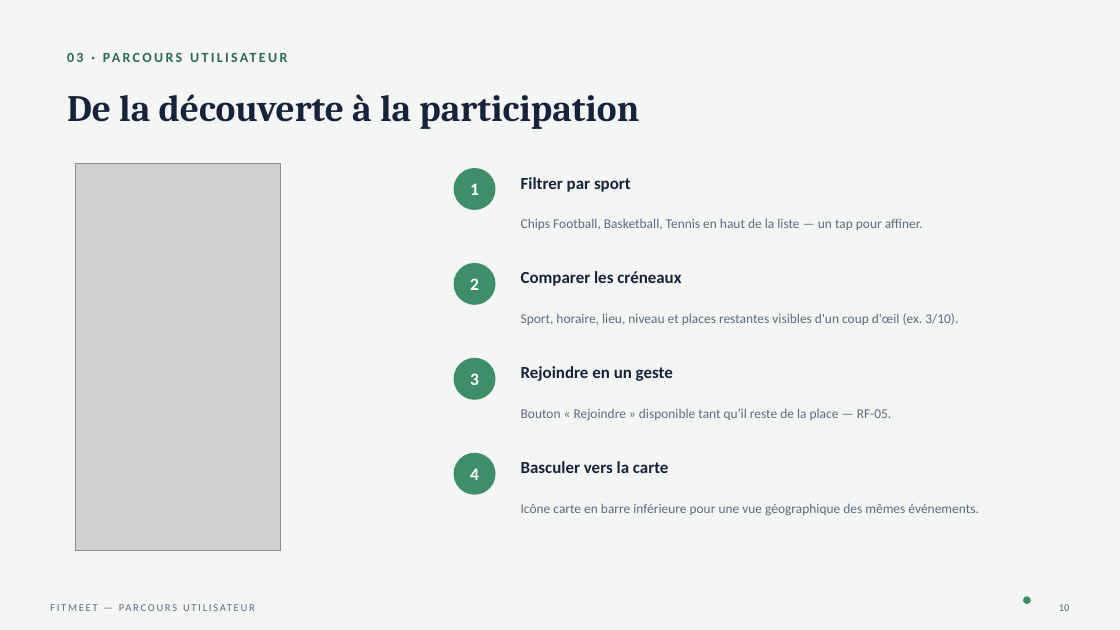
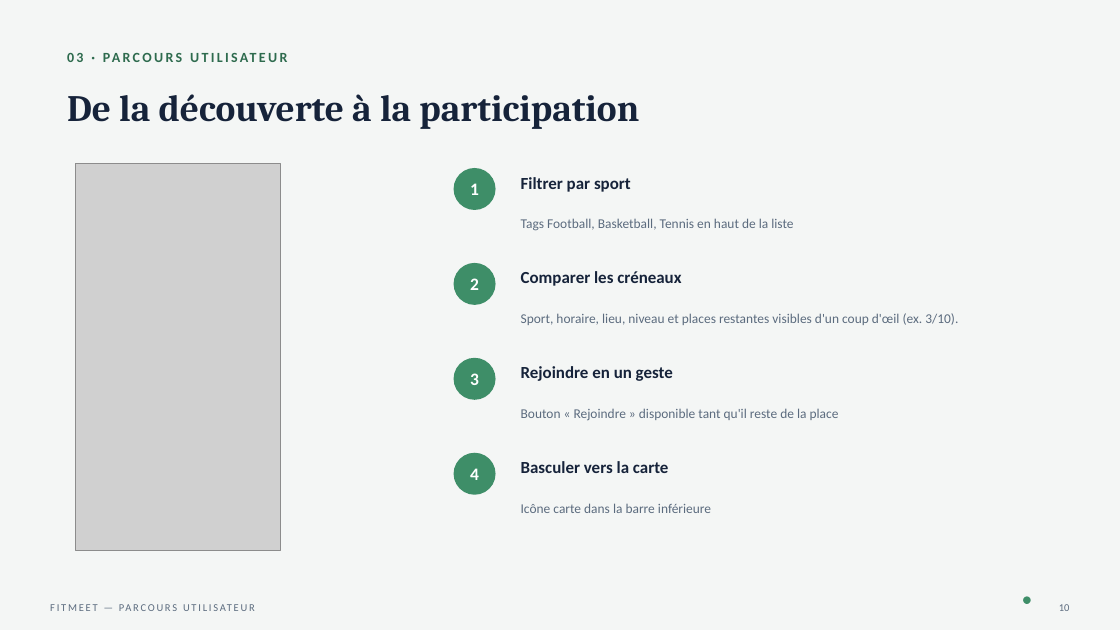
Before and after one commit to mircoprofico/FitMeet, a slide deck: slide 7 of presentation_w1/FitMeet_Presentation.pptx (slide 10 before the commit). Drawn at 1120x630 pixels with LibreOffice and Linux fonts; fonts in the diff are those of the drawing; grey boxes stand for pictures. Boxes give left, top, right and bottom in pixels: in the first picture for what was removed or moved away, otherwise in the second. Text is boxed around its words. In the diff, an @@ line names an element or a change of style, - is before the commit and + after.

```diff
--- a/presentation_w1/FitMeet_Presentation.pptx
+++ b/presentation_w1/FitMeet_Presentation.pptx
@@ text at (521, 218, 793, 231): text changed @@
-Chips Football, Basketball, Tennis en haut de la liste — un tap pour affiner.
+Tags Football, Basketball, Tennis en haut de la liste
@@ text at (521, 408, 839, 421): text changed @@
-Bouton « Rejoindre » disponible tant qu'il reste de la place — RF-05.
+Bouton « Rejoindre » disponible tant qu'il reste de la place
@@ text at (521, 503, 711, 513): text changed @@
-Icône carte en barre inférieure pour une vue géographique des mêmes événements.
+Icône carte dans la barre inférieure
```
Also in this commit, not shown: 9 other slides changed, 3 slides added, 6 slides removed, 4 other files.
